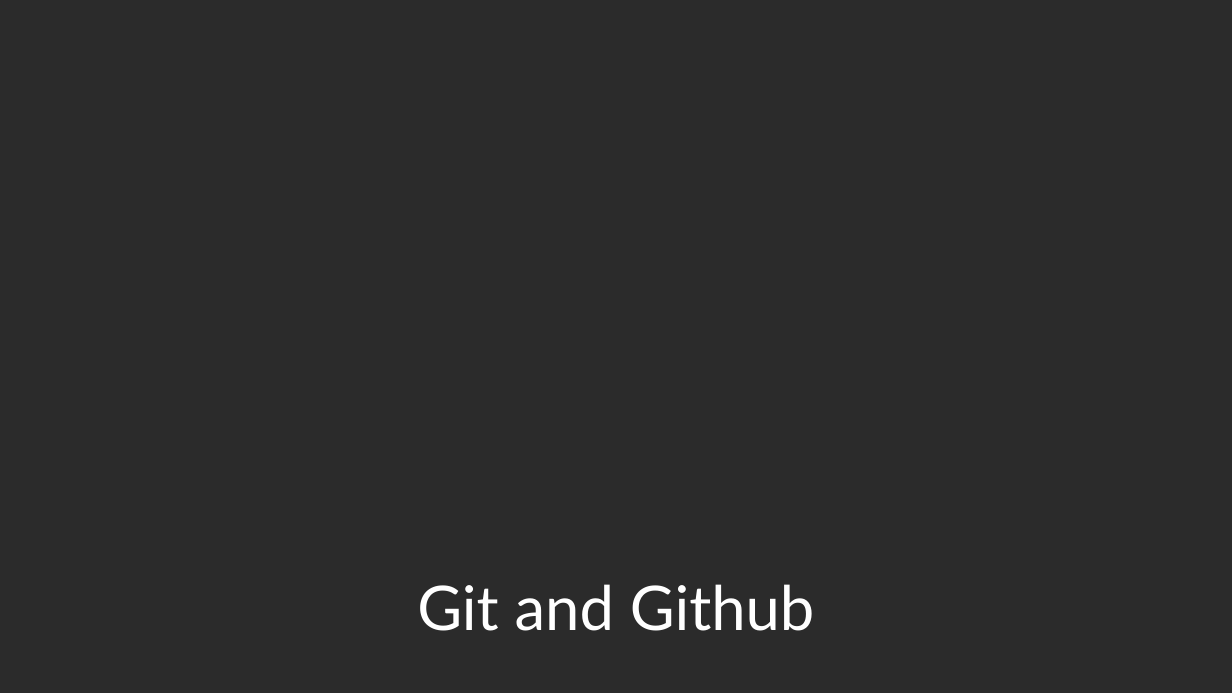
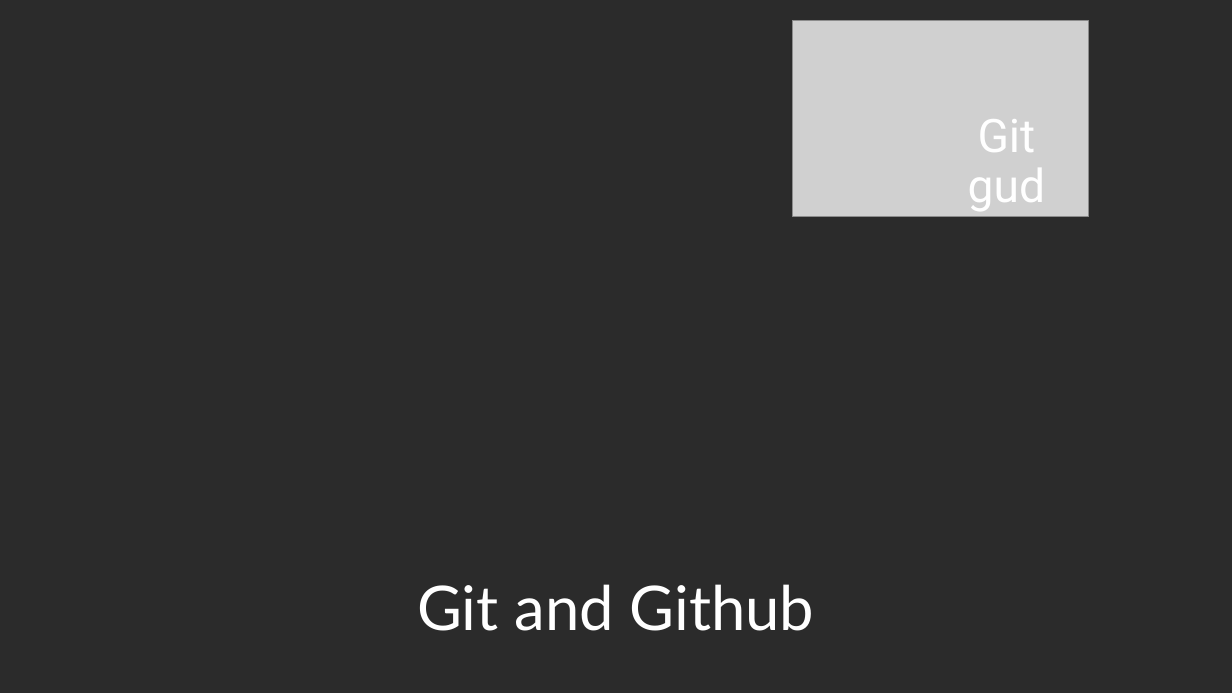
Before and after one commit to Light2Dark/git_tutorial, a slide deck: slide 1 of Git and Github.pptx. Drawn at 1232x693 pixels with LibreOffice and Linux fonts; fonts in the diff are those of the drawing; grey boxes stand for pictures; background and template pictures are left out; a plain dark background stands for a picture behind light text. Boxes give left, top, right and bottom in pixels: in the first picture for what was removed or moved away, otherwise in the second. Text is boxed around its words. In the diff, an @@ line names an element or a change of style, - is before the commit and + after.

Commit message:
Added slides

```diff
--- a/Git and Github.pptx
+++ b/Git and Github.pptx
@@ picture added at (x1=793, y1=20, x2=1089, y2=217) @@
@@ text added at (x1=968, y1=119, x2=1045, y2=211), 36 pt, text #FFFFFF @@
+Git gud
```
